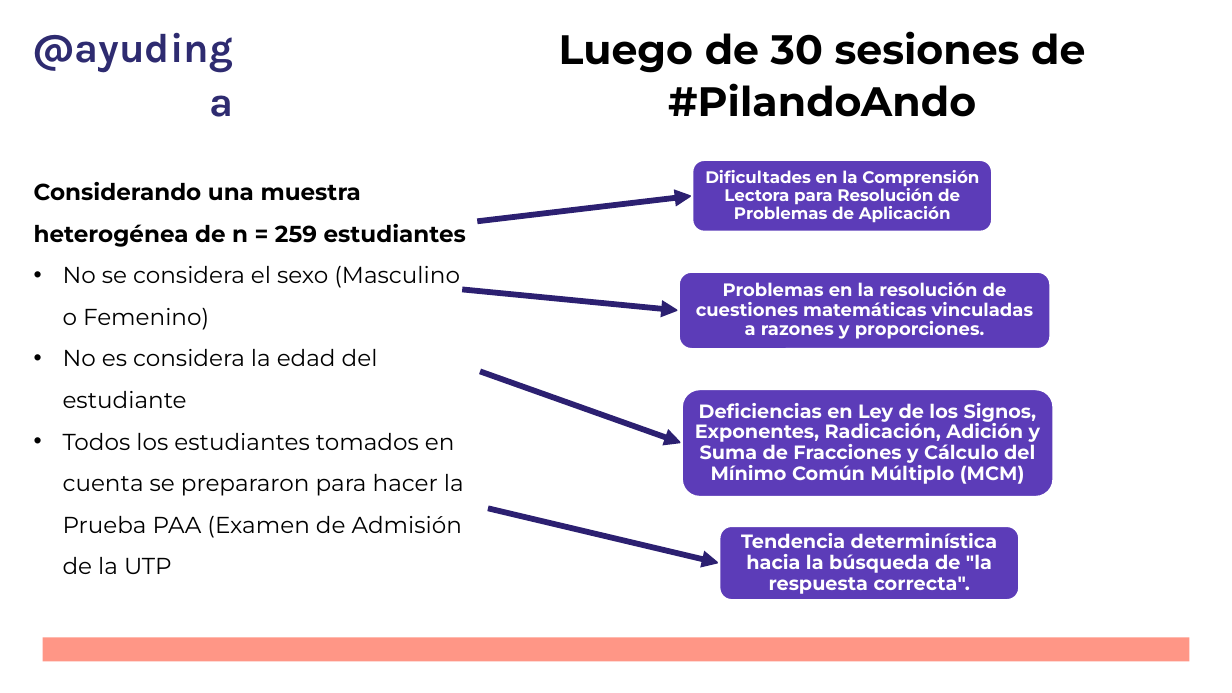
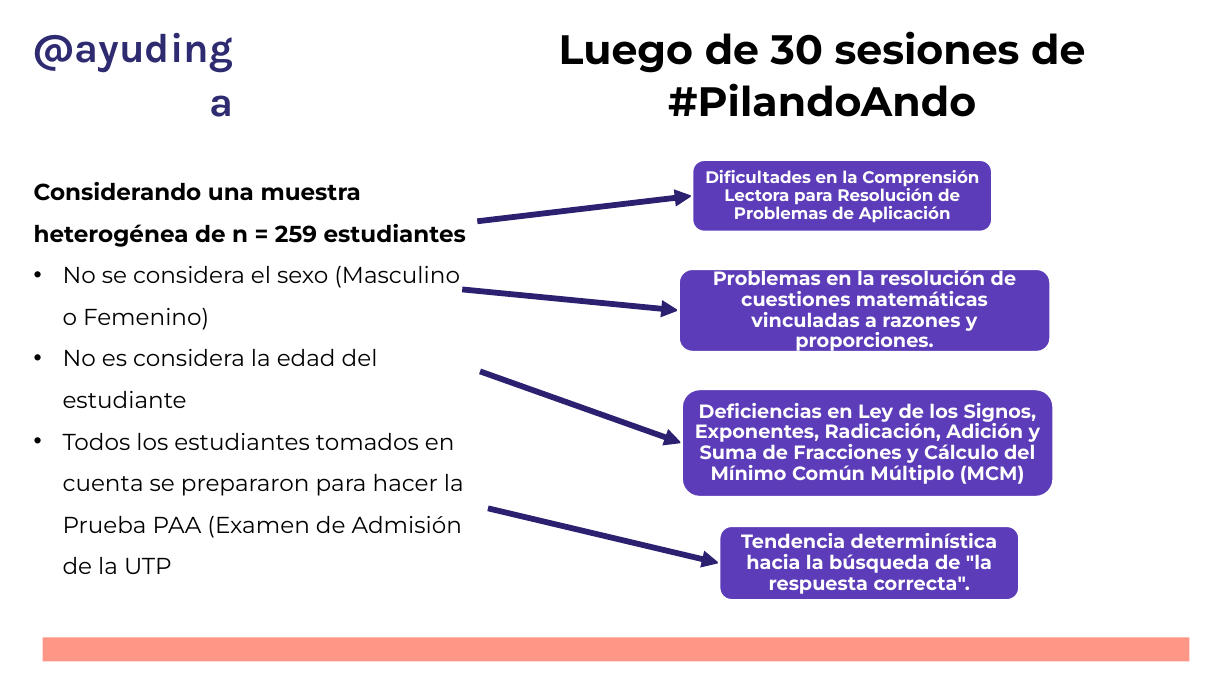
Before and after one commit to wocker/Students-Tutors-Matching, a slide deck: slide 3 of Administrative Documents/Experiment Design - #PilandoAndo23.pptx. Drawn at 1232x693 pixels with LibreOffice and Linux fonts; fonts in the diff are those of the drawing; background and template pictures are left out. Boxes give left, top, right and bottom in pixels: in the first picture for what was removed or moved away, otherwise in the second. Text is boxed around its words. In the diff, an @@ line names an element or a change of style, - is before the commit and + after.

```diff
--- a/Administrative Documents/Experiment Design - #PilandoAndo23.pptx
+++ b/Administrative Documents/Experiment Design - #PilandoAndo23.pptx
@@ text "Problemas en la resolución de ..." at [713,266,1016,354]: size 14 to 15 pt @@
```
Also in this commit, not shown: 3 other slides changed.
